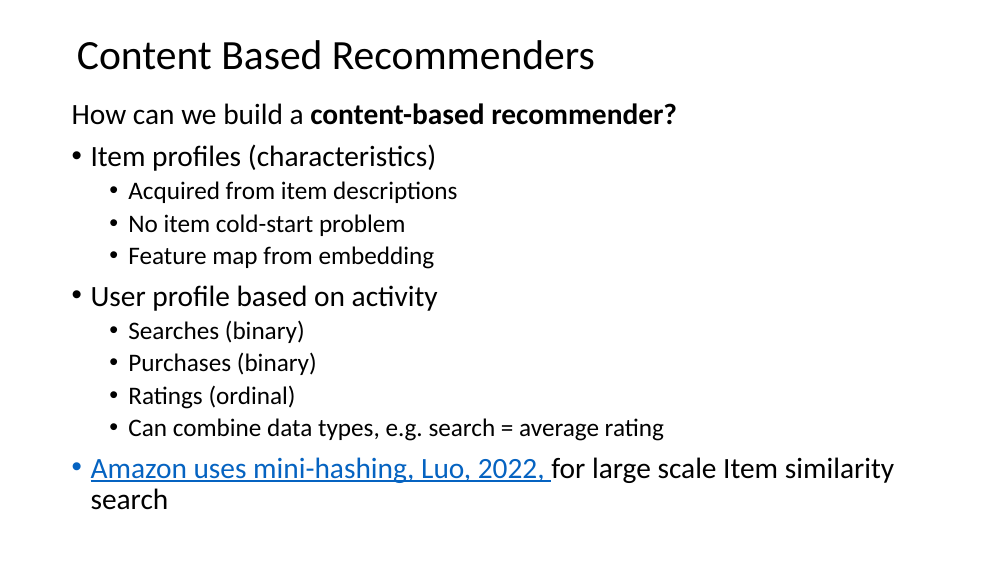
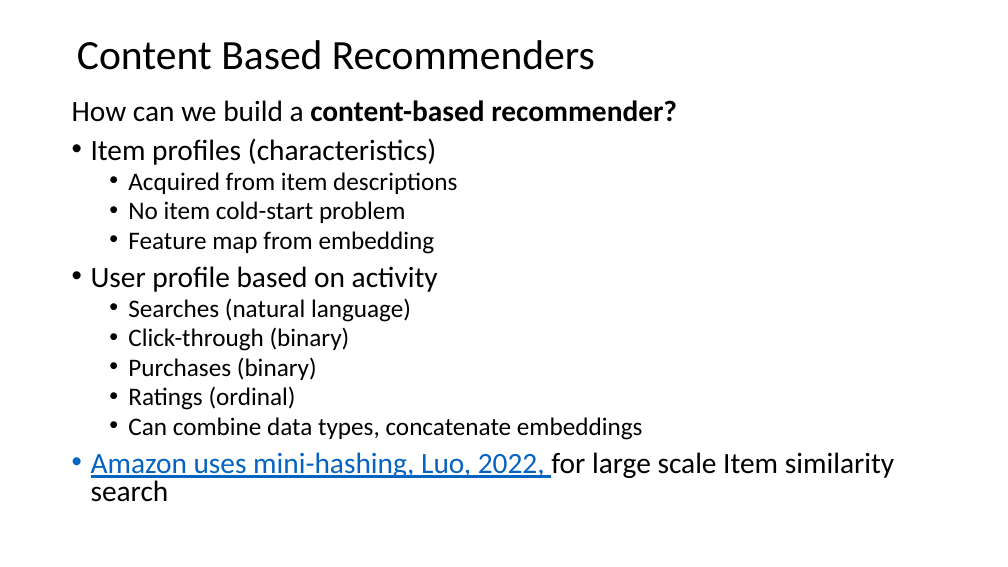
Before and after one commit to harelgabainew/school1, a slide deck: slide 37 of slides/8_RecommenderSystems.pptx (slide 32 before the commit). Drawn at 1008x567 pixels with LibreOffice and Linux fonts; fonts in the diff are those of the drawing. Boxes give left, top, right and bottom in pixels: in the first picture for what was removed or moved away, otherwise in the second. Text is boxed around its words. In the diff, an @@ line names an element or a change of style, - is before the commit and + after.

```diff
--- a/slides/8_RecommenderSystems.pptx
+++ b/slides/8_RecommenderSystems.pptx
@@ text at (x1=72, y1=100, x2=894, y2=502): line spacing 0.9 to 0.8 @@
@@ text at (x1=128, y1=298, x2=411, y2=351): text changed @@
-  • Searches (binary)
+  • Searches (natural language)
+  • Click-through (binary)
@@ text at (x1=128, y1=417, x2=643, y2=440): text changed @@
-  • Can combine data types, e.g. search = average rating
+  • Can combine data types, concatenate embeddings
```
Also in this commit, not shown: 43 other slides changed, 8 slides added.
